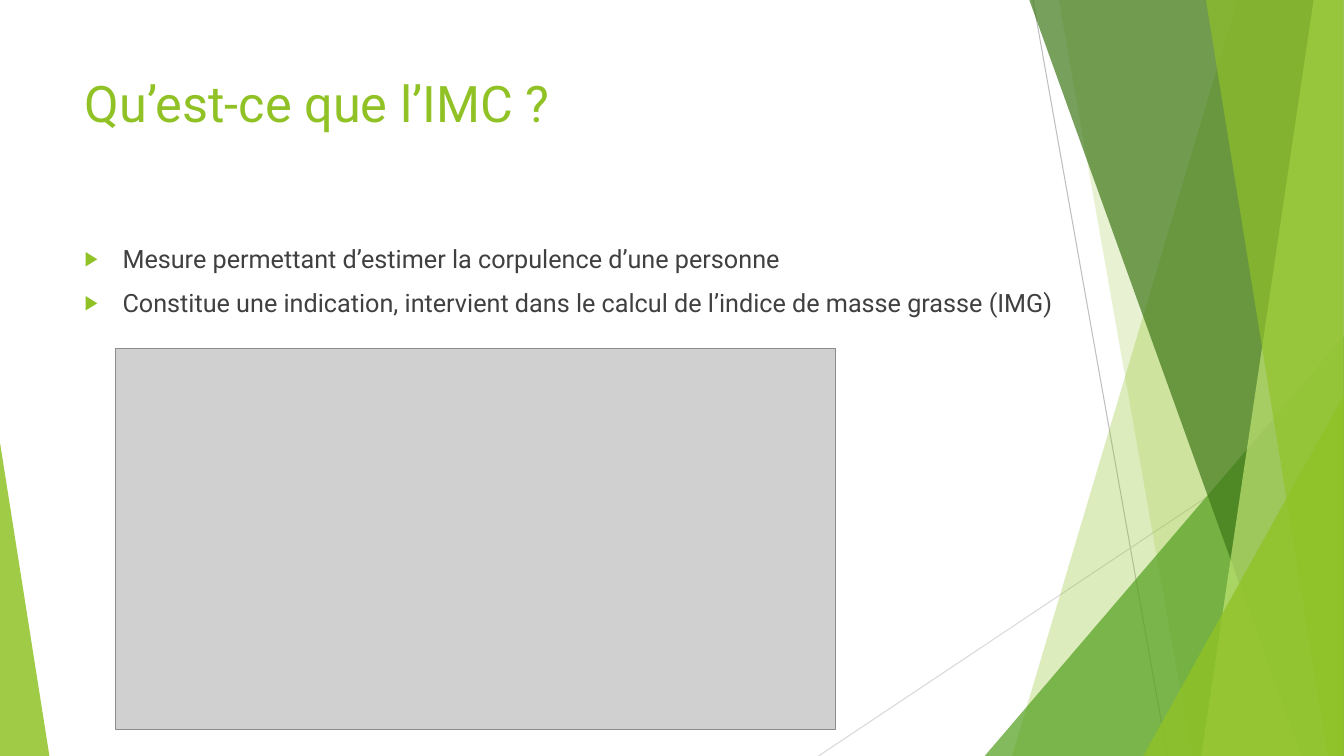
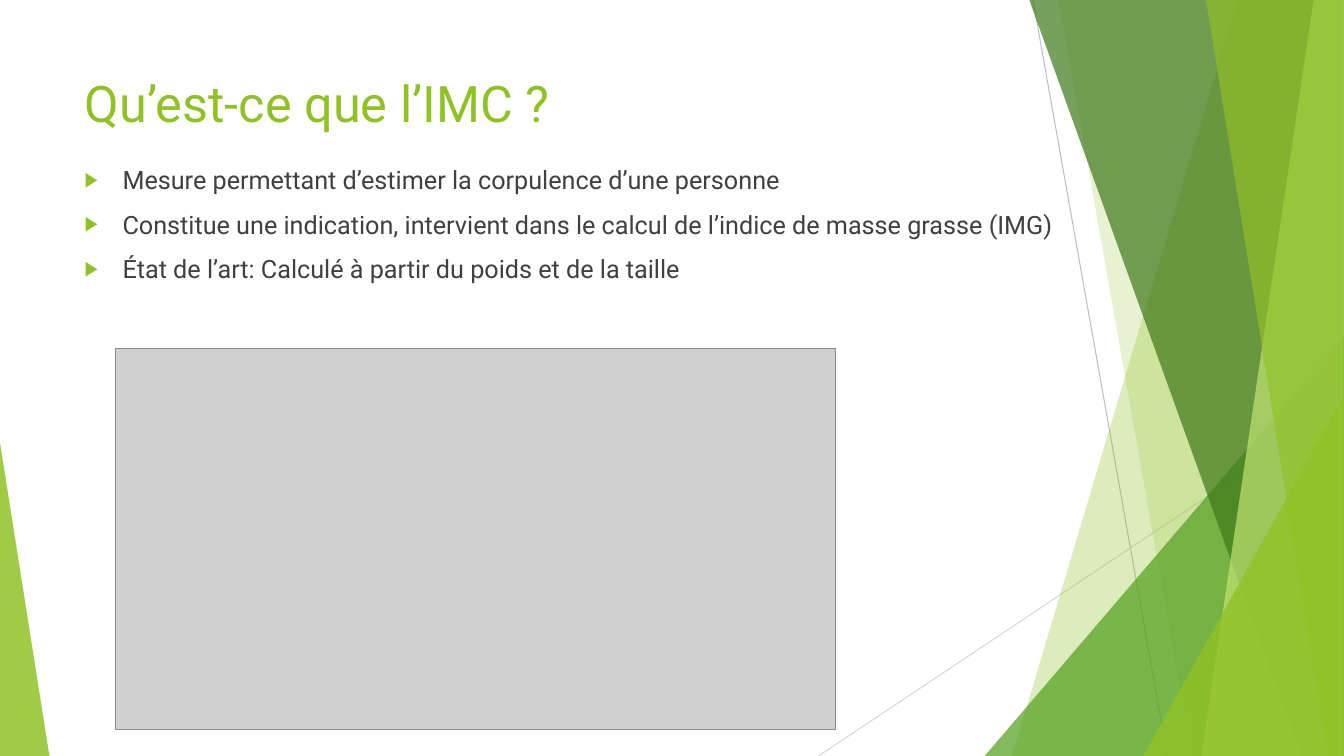
Before and after one commit to simon-baehler/LFA-Steroide, a slide deck: slide 5 of Presentations/Intermediaire/LFA_Baehler_Schowing_Intermédiaire.pptx. Drawn at 1344x756 pixels with LibreOffice and Linux fonts; fonts in the diff are those of the drawing; grey boxes stand for pictures. Boxes give left, top, right and bottom in pixels: in the first picture for what was removed or moved away, otherwise in the second. Text is boxed around its words. In the diff, an @@ line names an element or a change of style, - is before the commit and + after.

```diff
--- a/Presentations/Intermediaire/LFA_Baehler_Schowing_Intermédiaire.pptx
+++ b/Presentations/Intermediaire/LFA_Baehler_Schowing_Intermédiaire.pptx
@@ text "Mesure permettant d’estimer la corpulence ...": place and size @@
-text "Mesure permettant d’estimer la corpulence ..." at bbox=[123, 249, 1052, 318]
+text "Mesure permettant d’estimer la corpulence ..." at bbox=[123, 170, 1052, 283]
@@ text at bbox=[123, 255, 680, 283]: paragraph added @@
+▶ État de l’art: Calculé à partir du poids et de la taille
```
Also in this commit, not shown: 1 other slide changed.
